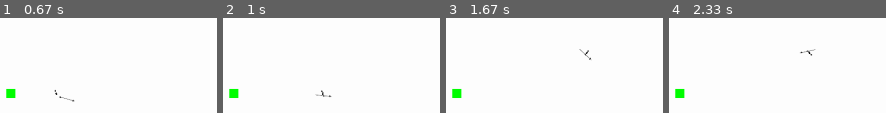
Above: before the commit, frames 1-4 (left to right).
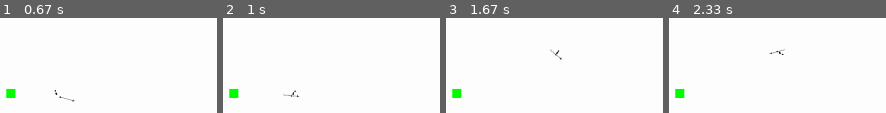
Above: after the commit, the same moments.

Repository: LeBoku/tds
Game: pygame game, started from tds/tds/tds.py
The game is run twice, just before and just after one commit, with the same random seed, the same clock (stepped at 60 frames per second) and the same inputs.
Inputs (mouse positions are in pixels of both pictures, inside the frame that each line leads up to):
- Up to frame 1 (0.67 s): click (outside the picture) at 0.38 s
- Up to frame 2 (1 s): hold D from 0.67 s (still down); click (outside the picture) at 0.75 s
- Up to frame 3 (1.67 s): release D at 1.13 s; hold W 1.17-1.47 s; click (outside the picture) at 1.25 s; hold D from 1.5 s (still down); click (outside the picture) at 1.58 s
- Up to frame 4 (2.33 s): release D at 1.97 s; hold A from 2 s (still down); click (669, 82) at 2.08 s

Frame 1 is identical in both runs. In frame 2, 0.3% of the frame differs, in the area x 27-51%, y 75-84%; in frame 3, 0.3%; in frame 4, 0.3%.

Commit message:
locked player movement during attack

Diff:
--- a/tds/tds/mapEntity/player/playerController.py
+++ b/tds/tds/mapEntity/player/playerController.py
@@ -17,7 +17,8 @@
 		self.speed = 5
 		self.eventHandler = EventHandler.get()
 
-		self.isStoping = False
+		self.isMovementLocked = False
+		self.isStopingMovementAnimation = False
 
 		self.movementKeys = {
 			pygame.locals.K_w: ["y", -1],
@@ -25,6 +26,11 @@
 			pygame.locals.K_s: ["y", 1],
 			pygame.locals.K_a: ["x", -1]
 		}
+
+	def lockMovement(self):
+		self.isMovementLocked = True
+	def unLockMovement(self):
+		self.isMovementLocked = False
 
 	def loopCall(self):
 		super().loopCall()
@@ -34,7 +40,7 @@
 	def updateMovement(self):
 		pressedKeys = self.eventHandler.orderKeysByLoopsDown(self.movementKeys.keys())
 
-		if len(pressedKeys) > 0:
+		if len(pressedKeys) > 0 and not self.isMovementLocked:
 			forwardMovement = Vector2(0,0)
 			self.startMoveAnimation()
 			movement = {"x":0,"y":0}
@@ -60,7 +66,7 @@
 
 	def stopMoveAnimation(self):
 		move = self.moveSetController.getMove("move")
-		if not self.isStoping:
+		if not self.isStopingMovementAnimation:
 			move.listenForMilestone(moveSets.milestones.WalkMilestones.halfWay, lambda: move.stop())
 
 	def updateAngle(self):
@@ -79,6 +85,9 @@
 			move = self.moveSetController.getMove("attack_forward")
 			if not move.isActive:
 				move.start()
+				move.listenForMilestone(moveSets.milestones.AttackMilestones.woundUp, lambda: self.lockMovement())
+				move.listenForMilestone(moveSets.milestones.AttackMilestones.attacked, lambda: self.unLockMovement())
+
 			elif move.framesLeft < quequeWindow:
 				move.listenForEnd(lambda: move.start())
 
